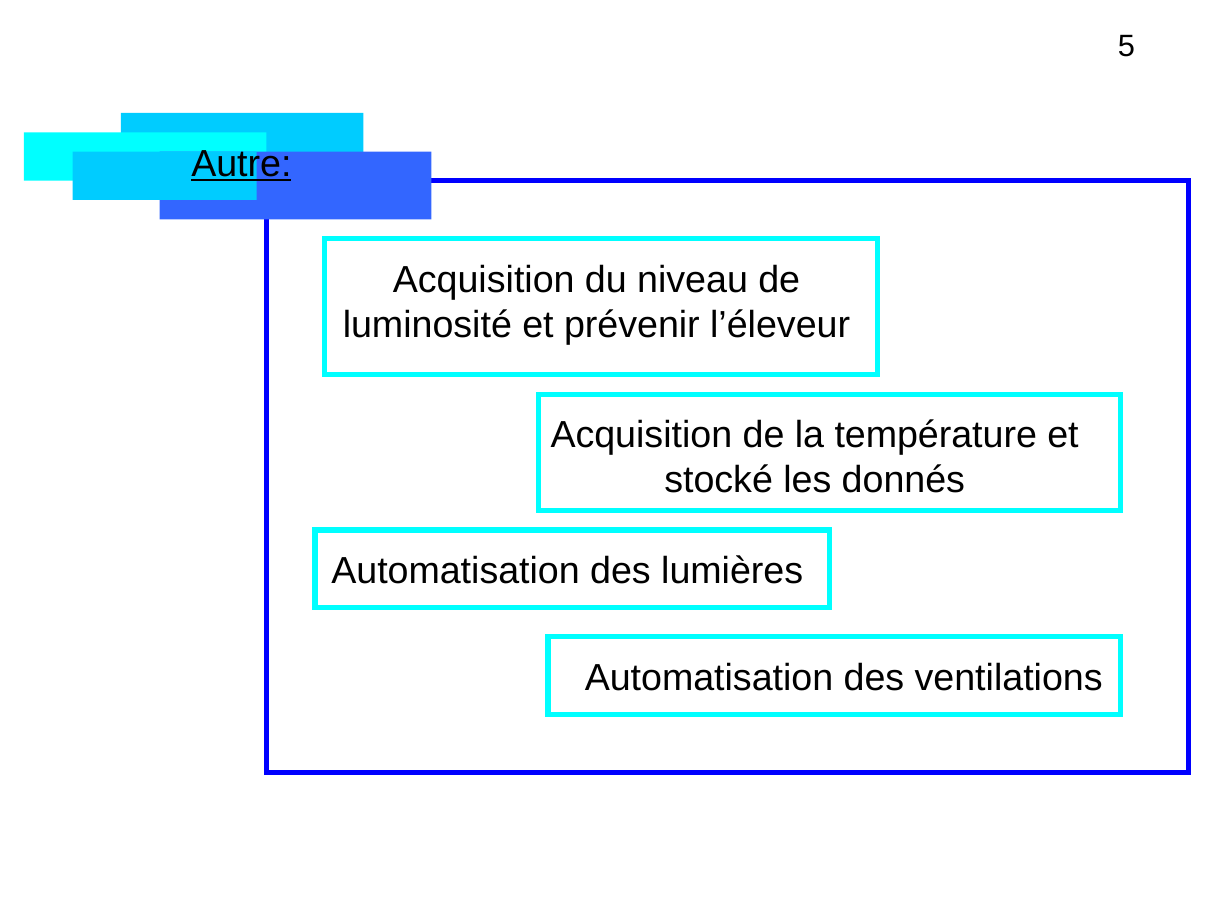
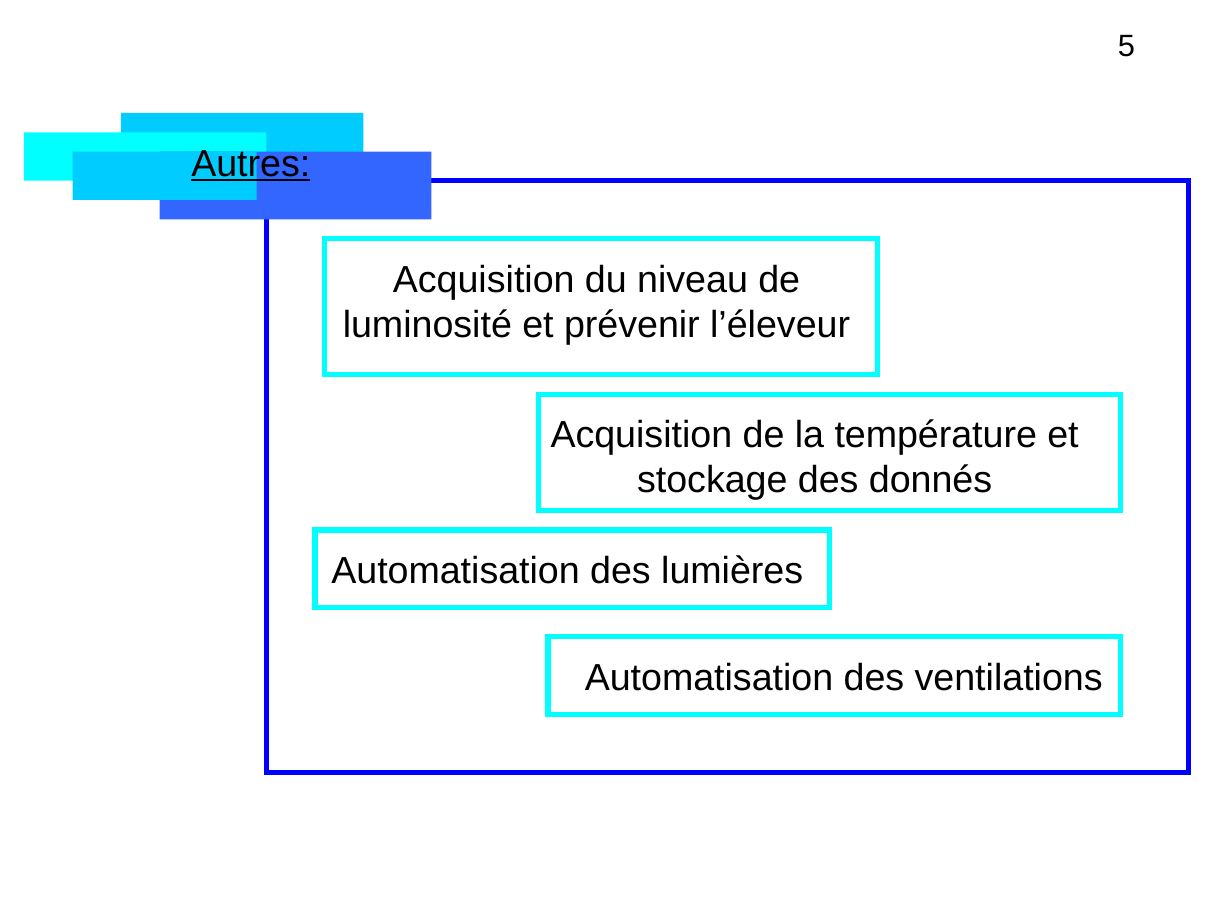
Before and after one commit to lesliesam96/Projet-STI2D, a slide deck: slide 5 of hugo/diapo_R2.odp. Drawn at 1232x924 pixels with LibreOffice and Linux fonts; fonts in the diff are those of the drawing. Boxes give left, top, right and bottom in pixels: in the first picture for what was removed or moved away, otherwise in the second. Text is boxed around its words. In the diff, an @@ line names an element or a change of style, - is before the commit and + after.

```diff
--- a/hugo/diapo_R2.odp
+++ b/hugo/diapo_R2.odp
@@ text at box(191, 146, 310, 183): text changed @@
-Autre:
+Autres:
@@ text at box(551, 419, 1078, 500): text changed @@
-Acquisition de la température et stocké les donnés
+Acquisition de la température et stockage des donnés
```
Also in this commit, not shown: 9 other slides changed.
